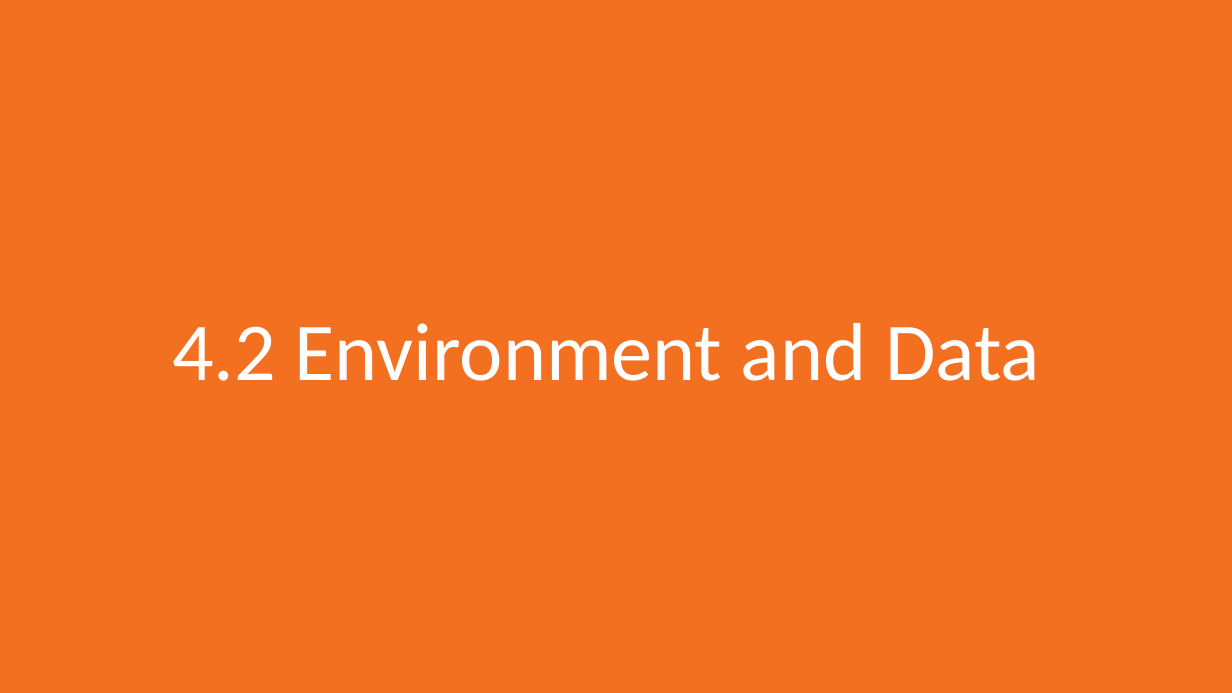
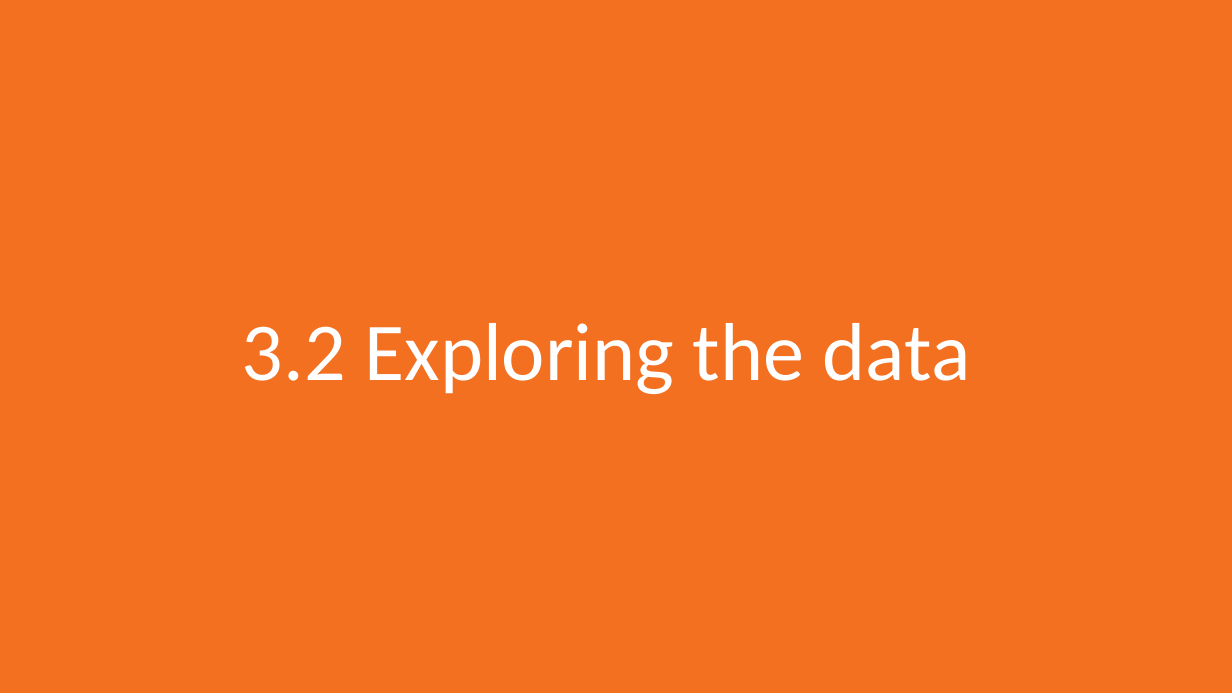
Before and after one commit to markstrefford/1.-Learning-Python-AI-by-Example, a slide deck: slide 8 of 3. Predicting Taxi Ride Duration/Slides/3.1.pptx (slide 7 before the commit). Drawn at 1232x693 pixels with LibreOffice and Linux fonts; fonts in the diff are those of the drawing. Boxes give left, top, right and bottom in pixels: in the first picture for what was removed or moved away, otherwise in the second. Text is boxed around its words. In the diff, an @@ line names an element or a change of style, - is before the commit and + after.

```diff
--- a/3. Predicting Taxi Ride Duration/Slides/3.1.pptx
+++ b/3. Predicting Taxi Ride Duration/Slides/3.1.pptx
@@ title at (x1=242, y1=323, x2=971, y2=394): text changed @@
-4.2 Environment and Data
+3.2 Exploring the data
```
Also in this commit, not shown: 18 other slides changed, 4 slides added, 5 slides removed, 4 other files.
